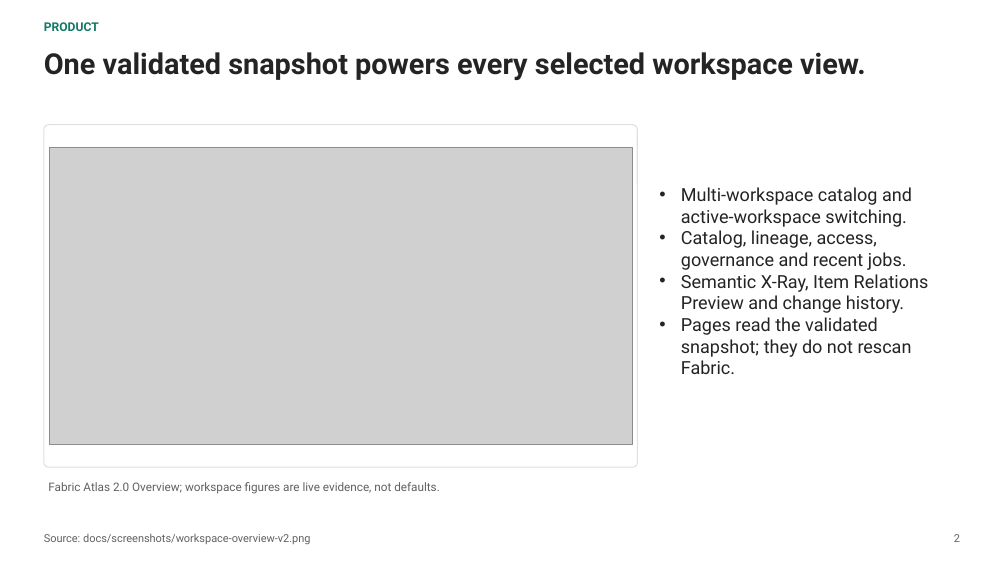
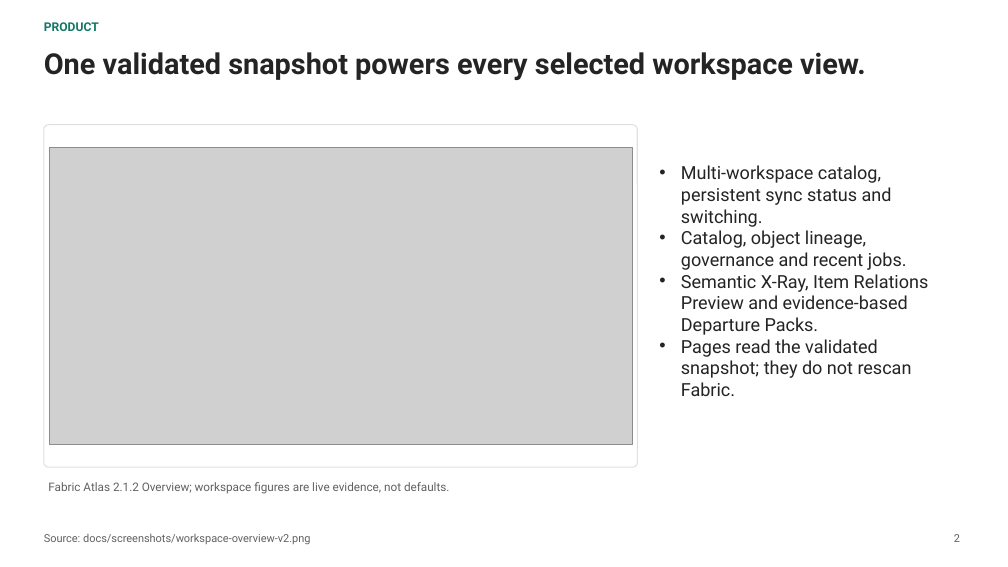
Before and after one commit to fredgis/FabricAtlas, a slide deck: slide 3 of prez/Fabric-Atlas-Dev-Architecture.pptx (slide 2 before the commit). Drawn at 1008x567 pixels with LibreOffice and Linux fonts; fonts in the diff are those of the drawing; grey boxes stand for pictures. Boxes give left, top, right and bottom in pixels: in the first picture for what was removed or moved away, otherwise in the second. Text is boxed around its words. In the diff, an @@ line names an element or a change of style, - is before the commit and + after.

```diff
--- a/prez/Fabric-Atlas-Dev-Architecture.pptx
+++ b/prez/Fabric-Atlas-Dev-Architecture.pptx
@@ text at box(681, 165, 929, 335): text changed @@
-• Multi-workspace catalog and active-workspace switching.
-• Catalog, lineage, access, governance and recent jobs.
-• Semantic X-Ray, Item Relations Preview and change history.
+• Multi-workspace catalog, persistent sync status and switching.
+• Catalog, object lineage, governance and recent jobs.
+• Semantic X-Ray, Item Relations Preview and evidence-based Departure Packs.
@@ text at box(48, 482, 450, 494): text changed @@
-Fabric Atlas 2.0 Overview; workspace figures are live evidence, not defaults.
+Fabric Atlas 2.1.2 Overview; workspace figures are live evidence, not defaults.
```
Also in this commit, not shown: 5 other slides changed, 1 slide added, 32 other files.
